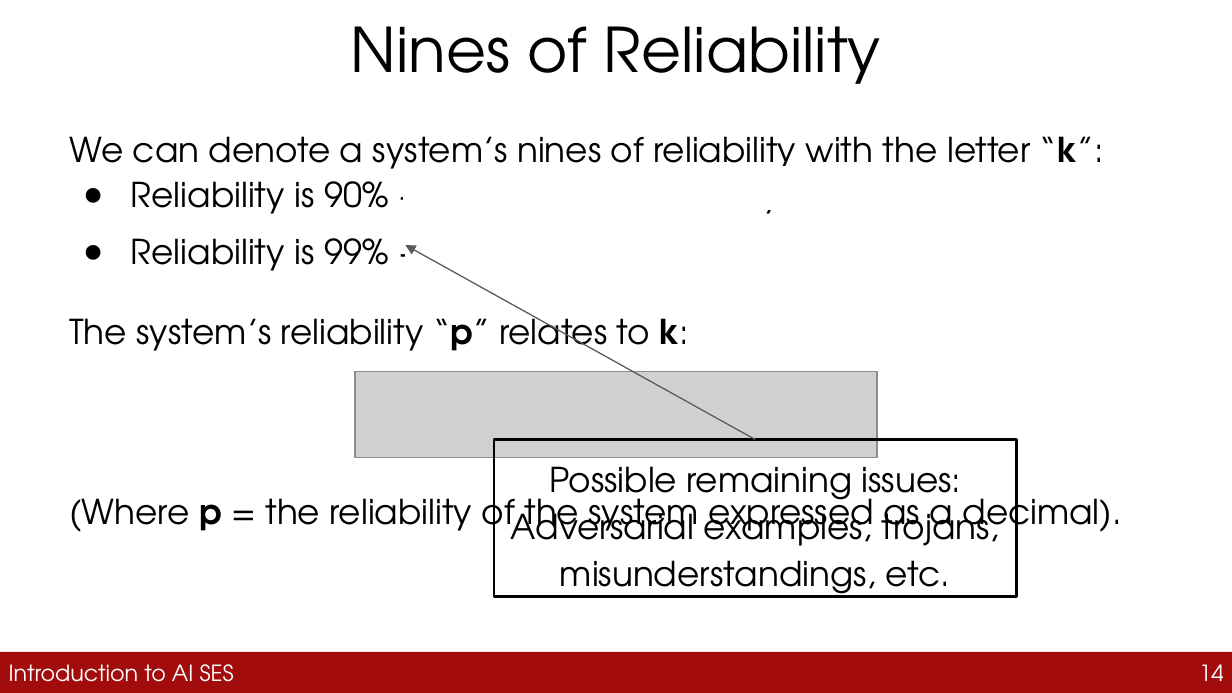
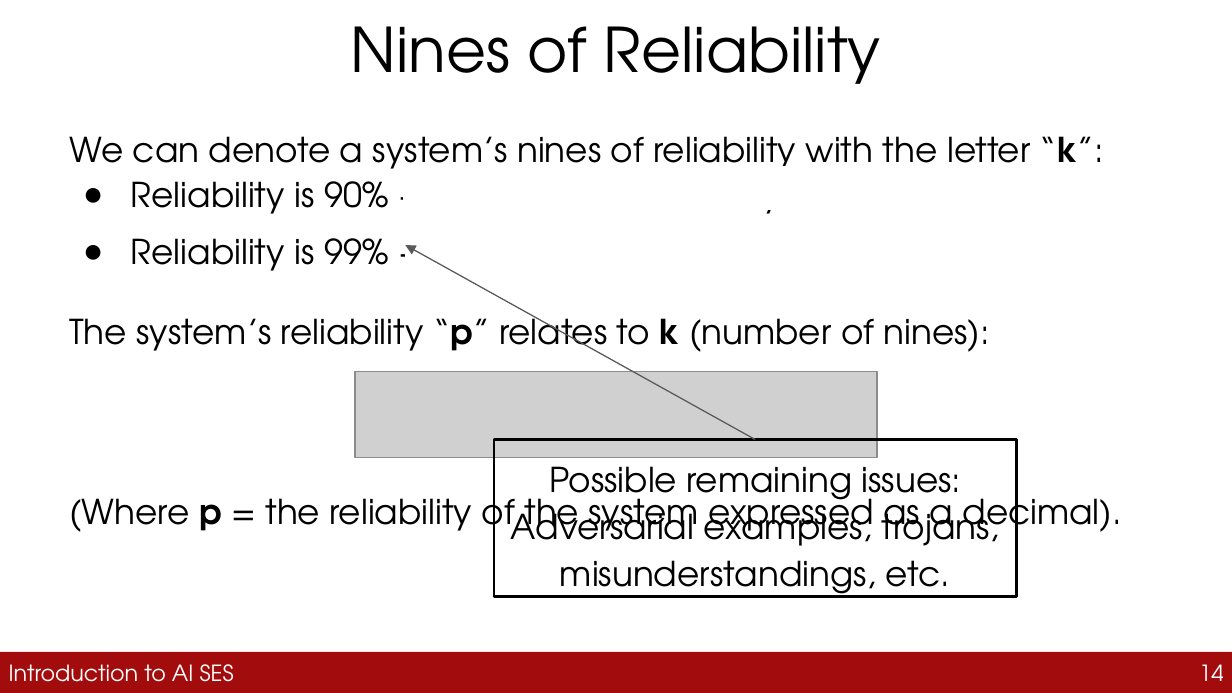
Before and after one commit to guhofstra/CSC163Fa26, a slide deck: slide 14 of PPTs/4_safety_engineering.pptx. Drawn at 1232x693 pixels with LibreOffice and Linux fonts; fonts in the diff are those of the drawing; grey boxes stand for pictures. Boxes give left, top, right and bottom in pixels: in the first picture for what was removed or moved away, otherwise in the second. Text is boxed around its words. In the diff, an @@ line names an element or a change of style, - is before the commit and + after.

```diff
--- a/PPTs/4_safety_engineering.pptx
+++ b/PPTs/4_safety_engineering.pptx
@@ text at (69, 308, 874, 358): text changed @@
-The system’s reliability “p” relates to k:
+The system’s reliability “p” relates to k (number of nines):
```
Also in this commit, not shown: 5 other slides changed, 16 slides removed, 4 other files.
